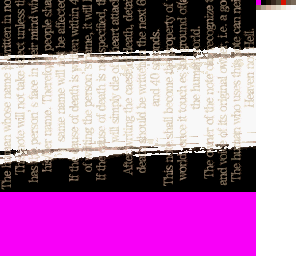
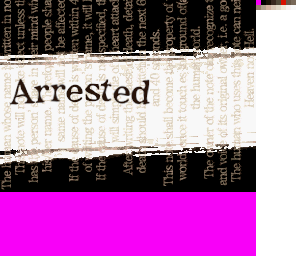
Revision of a layered (296, 256) image; what changed, layer by layer:
added layer "crooked text" above "straight text" over [9,78,151,106]
